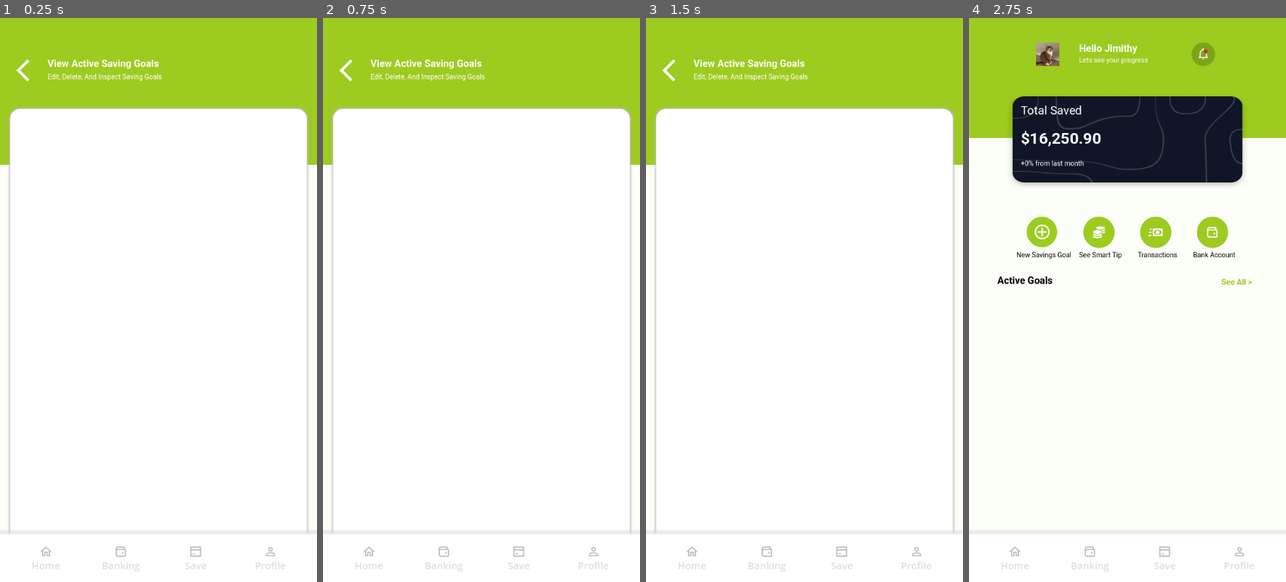
Above: before the commit, frames 1-4 (left to right).
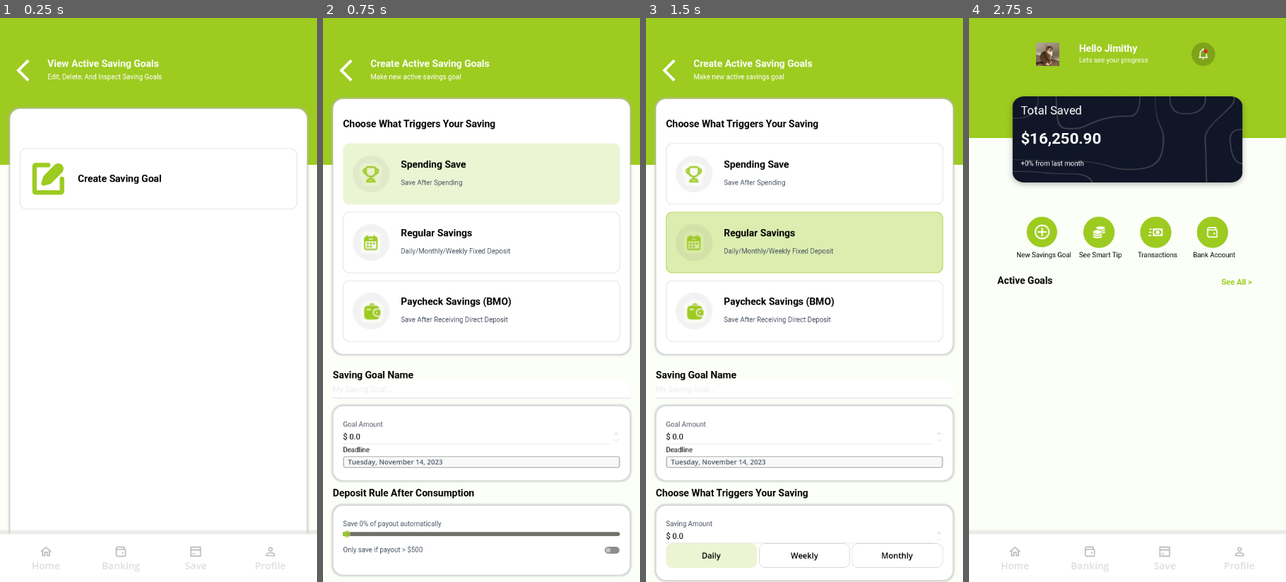
Above: after the commit, the same moments.

Repository: JUB-Yoush/4443-project
Game: Godot game, scene res://views/saving_goals_viewer.tscn
Same seed, same stepped clock (60 frames per second), same inputs: the game is played once before the commit and once after it. This scene is started directly instead of the project's main scene.
Inputs (mouse positions are in pixels of both pictures, inside the frame that each line leads up to):
- Up to frame 1 (0.25 s): no input
- Up to frame 2 (0.75 s): click (481, 181) at 0.52 s
- Up to frame 3 (1.5 s): click (804, 243) at 1.27 s
- Up to frame 4 (2.75 s): click (1127, 68) at 2.02 s

The runs differ from the first frame. In frame 1, 0.7% of the frame differs, in the area x 6-94%, y 23-34%; in frame 2, 18%; in frame 3, 19%, in the area x 2-98%, y 7-100%; in frame 4, nothing differs.
Error before the commit: Invalid access to property or key 'goals' on a base object of type 'Nil'. (res://models/saving_goals_viewer.gd:12)
Error after the commit: Invalid access to property or key 'goals' on a base object of type 'Nil'. (res://models/saving_goals_viewer.gd:15)

Commit message:
Redirection changes

Diff:
--- a/new_game_project/assets/themes/mainScreen.tres
+++ b/new_game_project/assets/themes/mainScreen.tres
@@ -1,10 +1,10 @@
 [gd_resource type="Theme" load_steps=34 format=3 uid="uid://b8o6p1tkrcyh8"]
 
-[ext_resource type="FontFile" uid="uid://xgqmaqr2oy03" path="res://assets/fonts/roboto/Roboto-Bold.ttf" id="1_xe36l"]
-[ext_resource type="FontFile" uid="uid://dqvnaebrl4itp" path="res://assets/fonts/roboto/Roboto-BoldItalic.ttf" id="2_ahtpy"]
-[ext_resource type="FontFile" uid="uid://d0ufi8aatsqjn" path="res://assets/fonts/roboto/Roboto-Italic.ttf" id="3_810ac"]
-[ext_resource type="FontFile" uid="uid://b51qk5rxxht62" path="res://assets/fonts/roboto/Roboto-Medium.ttf" id="4_t0nbw"]
-[ext_resource type="FontFile" uid="uid://dmv47mdya5kj5" path="res://assets/fonts/roboto/Roboto-Regular.ttf" id="5_fpnbx"]
+[ext_resource type="FontFile" uid="uid://xgqmaqr2oy03" path="res://assets/fonts/Roboto/Roboto-Bold.ttf" id="1_xe36l"]
+[ext_resource type="FontFile" uid="uid://dqvnaebrl4itp" path="res://assets/fonts/Roboto/Roboto-BoldItalic.ttf" id="2_ahtpy"]
+[ext_resource type="FontFile" uid="uid://d0ufi8aatsqjn" path="res://assets/fonts/Roboto/Roboto-Italic.ttf" id="3_810ac"]
+[ext_resource type="FontFile" uid="uid://b51qk5rxxht62" path="res://assets/fonts/Roboto/Roboto-Medium.ttf" id="4_t0nbw"]
+[ext_resource type="FontFile" uid="uid://dmv47mdya5kj5" path="res://assets/fonts/Roboto/Roboto-Regular.ttf" id="5_fpnbx"]
 
 [sub_resource type="StyleBoxFlat" id="StyleBoxFlat_folaq"]
 bg_color = Color(0.615686, 0.796078, 0.12549, 0.196078)
--- a/new_game_project/home.gd
+++ b/new_game_project/home.gd
@@ -8,6 +8,7 @@
 	$%SeeAllButton.pressed.connect(func(): get_tree().change_scene_to_file("res://views/saving_goals_viewer.tscn"))
 	$%NewGoalButton.pressed.connect(func(): get_tree().change_scene_to_file("res://views/saving_goal_maker.tscn"))
 	$%BankAccount.pressed.connect(func(): get_tree().change_scene_to_file("res://views/linkbank.tscn"))
+
 	populate_goals()
 
 
--- a/new_game_project/models/saving_goals_viewer.gd
+++ b/new_game_project/models/saving_goals_viewer.gd
@@ -2,10 +2,13 @@
 @onready var return_btn:Button = $PanelContainer/MarginContainer/VBoxContainer/Button2
 @onready var activeGoalWidget := preload("res://views/active_goal_widget.tscn")
 
+@onready var createSavingGoalBtn:Button = %RegularSaveBtn
+
+
 func _ready() -> void:
 	return_btn.pressed.connect(func(): get_tree().change_scene_to_file("res://views/home.tscn"))
 	populate_goals()
-
+	createSavingGoalBtn.pressed.connect(func(): get_tree().change_scene_to_file("res://views/saving_goal_maker.tscn"))
 
 func populate_goals() -> void:
 	var user = DBController.get_logged_in_user()
--- a/new_game_project/views/home.tscn
+++ b/new_game_project/views/home.tscn
@@ -9,9 +9,9 @@
 [ext_resource type="Texture2D" uid="uid://jx6dkqflmh10" path="res://assets/ui/Home Card(1).png" id="5_r6kda"]
 [ext_resource type="PackedScene" uid="uid://cvq00dll7ofrn" path="res://views/navbar.tscn" id="7_pem21"]
 [ext_resource type="Texture2D" uid="uid://clt1ng8w7hf2d" path="res://assets/ui/icons/money.png" id="8_0ulm4"]
-[ext_resource type="FontFile" uid="uid://xgqmaqr2oy03" path="res://assets/fonts/roboto/Roboto-Bold.ttf" id="8_q78xp"]
+[ext_resource type="FontFile" uid="uid://xgqmaqr2oy03" path="res://assets/fonts/Roboto/Roboto-Bold.ttf" id="8_q78xp"]
 [ext_resource type="Texture2D" uid="uid://c4r56heb2bbvi" path="res://assets/ui/icons/Group 24.png" id="9_778hp"]
-[ext_resource type="StyleBox" uid="uid://dnrqj86fpdor2" path="res://assets/themes/anchor.tres" id="9_q78xp"]
+[ext_resource type="StyleBox" path="res://assets/themes/anchor.tres" id="9_q78xp"]
 [ext_resource type="Texture2D" uid="uid://bhqmcbvc76exp" path="res://assets/ui/icons/Group 25.png" id="10_gvvui"]
 
 [node name="Home" type="Control"]
--- a/new_game_project/views/saving_goal_maker.tscn
+++ b/new_game_project/views/saving_goal_maker.tscn
@@ -308,7 +308,7 @@
 mouse_filter = 2
 theme = ExtResource("1_8fir6")
 bbcode_enabled = true
-text = "[b]Bank of Montreal (BMO)[/b]"
+text = "[b]Paycheck Savings (BMO)[/b]"
 vertical_alignment = 1
 
 [node name="RichTextLabel2" type="RichTextLabel" parent="PanelContainer/MarginContainer/VBoxContainer/PanelContainer/MarginContainer/VBoxContainer/DepositSaveBtn/MarginContainer/HBoxContainer/VBoxContainer"]
--- a/new_game_project/views/saving_goals_viewer.tscn
+++ b/new_game_project/views/saving_goals_viewer.tscn
@@ -1,9 +1,10 @@
-[gd_scene load_steps=5 format=3 uid="uid://b6eiqrehx354c"]
+[gd_scene load_steps=6 format=3 uid="uid://b6eiqrehx354c"]
 
 [ext_resource type="PackedScene" uid="uid://cvq00dll7ofrn" path="res://views/navbar.tscn" id="1_0a5sx"]
 [ext_resource type="Theme" uid="uid://b8o6p1tkrcyh8" path="res://assets/themes/mainScreen.tres" id="1_jax1f"]
 [ext_resource type="Script" uid="uid://bnu3l5fgdey18" path="res://models/saving_goals_viewer.gd" id="1_s6dev"]
 [ext_resource type="Texture2D" uid="uid://d34k82ycxei5u" path="res://assets/ui/icons/Back Arrow.png" id="2_snt7v"]
+[ext_resource type="Texture2D" uid="uid://c2wayljwk41w6" path="res://assets/ui/icons/create-note-svgrepo-com.png" id="4_tfenp"]
 
 [node name="SavingGoalsViewer" type="Control"]
 layout_mode = 3
@@ -113,5 +114,50 @@
 size_flags_vertical = 3
 theme_override_constants/separation = 25
 
+[node name="RegularSaveBtn" type="Button" parent="PanelContainer/MarginContainer/VBoxContainer/PanelContainer/MarginContainer/ScrollContainer/SavingsGoalVbox"]
+unique_name_in_owner = true
+custom_minimum_size = Vector2(0, 125)
+layout_mode = 2
+
+[node name="MarginContainer" type="MarginContainer" parent="PanelContainer/MarginContainer/VBoxContainer/PanelContainer/MarginContainer/ScrollContainer/SavingsGoalVbox/RegularSaveBtn"]
+layout_mode = 1
+anchors_preset = 15
+anchor_right = 1.0
+anchor_bottom = 1.0
+grow_horizontal = 2
+grow_vertical = 2
+mouse_filter = 2
+theme_override_constants/margin_left = 20
+theme_override_constants/margin_top = 25
+theme_override_constants/margin_right = 20
+theme_override_constants/margin_bottom = 25
+
+[node name="HBoxContainer" type="HBoxContainer" parent="PanelContainer/MarginContainer/VBoxContainer/PanelContainer/MarginContainer/ScrollContainer/SavingsGoalVbox/RegularSaveBtn/MarginContainer"]
+layout_mode = 2
+
+[node name="TextureRect" type="TextureRect" parent="PanelContainer/MarginContainer/VBoxContainer/PanelContainer/MarginContainer/ScrollContainer/SavingsGoalVbox/RegularSaveBtn/MarginContainer/HBoxContainer"]
+self_modulate = Color(0.615686, 0.796078, 0.12549, 1)
+layout_mode = 2
+texture = ExtResource("4_tfenp")
+expand_mode = 3
+
+[node name="Spacer" type="Control" parent="PanelContainer/MarginContainer/VBoxContainer/PanelContainer/MarginContainer/ScrollContainer/SavingsGoalVbox/RegularSaveBtn/MarginContainer/HBoxContainer"]
+custom_minimum_size = Vector2(15, 0)
+layout_mode = 2
+
+[node name="VBoxContainer" type="VBoxContainer" parent="PanelContainer/MarginContainer/VBoxContainer/PanelContainer/MarginContainer/ScrollContainer/SavingsGoalVbox/RegularSaveBtn/MarginContainer/HBoxContainer"]
+layout_mode = 2
+size_flags_horizontal = 3
+
+[node name="RichTextLabel" type="RichTextLabel" parent="PanelContainer/MarginContainer/VBoxContainer/PanelContainer/MarginContainer/ScrollContainer/SavingsGoalVbox/RegularSaveBtn/MarginContainer/HBoxContainer/VBoxContainer"]
+custom_minimum_size = Vector2(100, 25)
+layout_mode = 2
+size_flags_vertical = 3
+mouse_filter = 2
+theme = ExtResource("1_jax1f")
+bbcode_enabled = true
+text = "[b]Create Saving Goal[/b]"
+vertical_alignment = 1
+
 [node name="NavBar" parent="PanelContainer" instance=ExtResource("1_0a5sx")]
 layout_mode = 2
Not shown, changed: new_game_project/assets/fonts/roboto/Roboto-Bold.ttf.import
Not shown, changed: new_game_project/assets/fonts/roboto/Roboto-BoldItalic.ttf.import
Not shown, changed: new_game_project/assets/fonts/roboto/Roboto-Italic.ttf.import
Not shown, changed: new_game_project/assets/fonts/roboto/Roboto-Medium.ttf.import
Not shown, changed: new_game_project/assets/fonts/roboto/Roboto-Regular.ttf.import
Not shown: 1 places in new_game_project/assets/themes/anchor.tres that only renumber resources
Binary file added: new_game_project/assets/ui/icons/create-note-svgrepo-com.png
Not shown, added: new_game_project/assets/ui/icons/create-note-svgrepo-com.png.import
Not shown, added: new_game_project/export_presets.cfg
Not shown: 1 places in new_game_project/views/saving_goal_maker.tscn that only renumber resources
Not shown: 1 places in new_game_project/views/saving_goal_makerjasmine.tscn that only renumber resources
